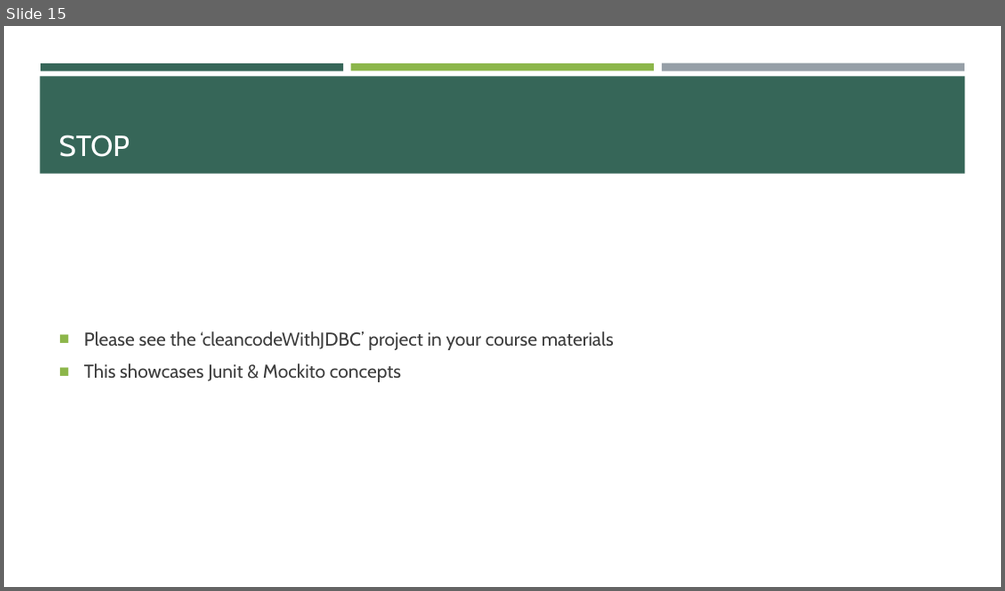
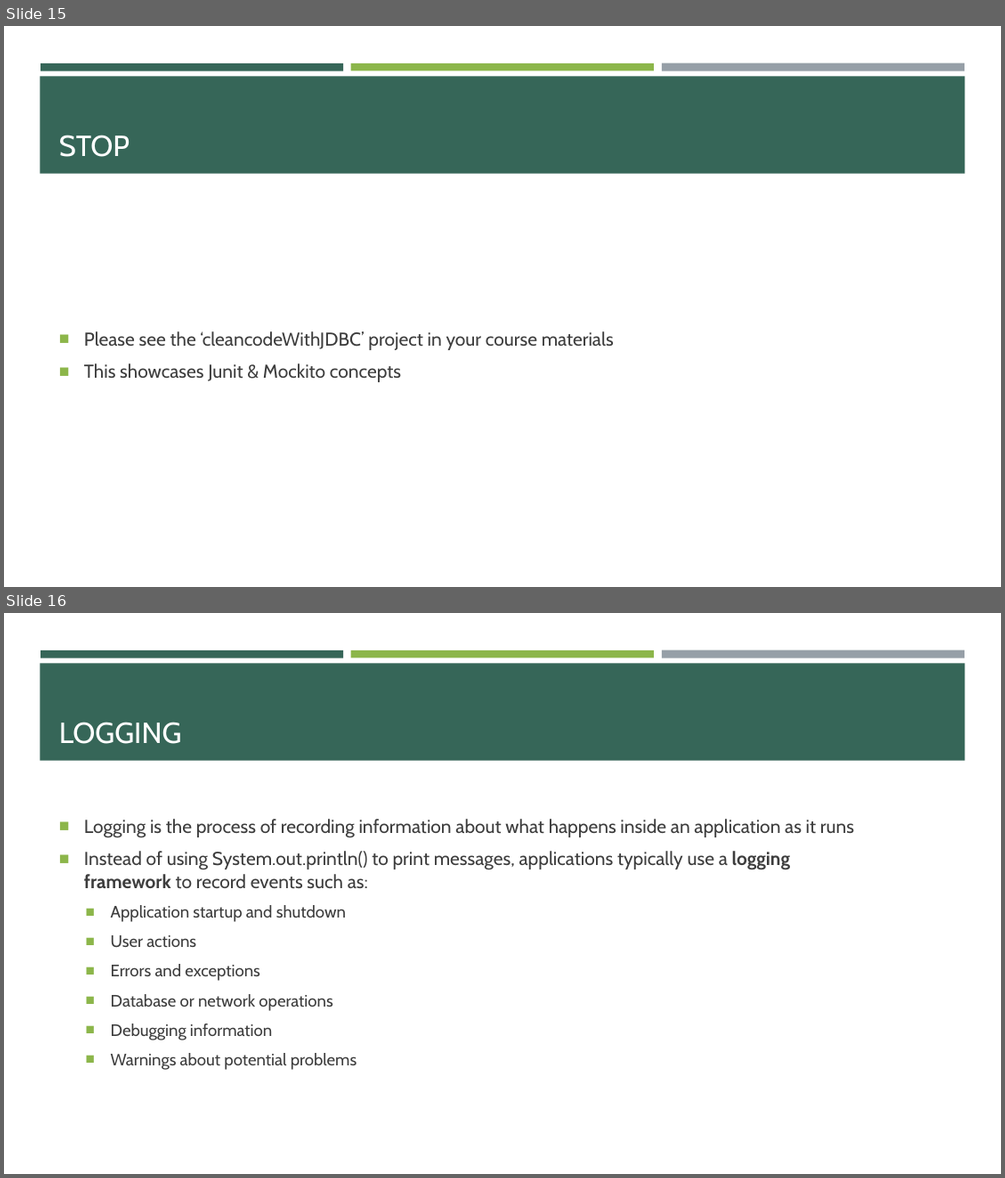
Before and after one commit to e-m-wilson/java-fs, a slide deck: Week_4/Unit_Testing_&_Logging.pptx. Shown one above the other, each under a label of ours: slide 15 before the commit, slides 15 and 16 after it. The pictures are 1005x591 and 1005x1178 pixels, drawn with LibreOffice and Linux fonts; fonts in the diff are those of the drawing. Boxes give left, top, right and bottom in pixels: in the first picture for what was removed or moved away, otherwise in the second. Text is boxed around its words. In the diff, an @@ line names an element or a change of style, - is before the commit and + after.

```diff
--- a/Week_4/Unit_Testing_&_Logging.pptx
+++ b/Week_4/Unit_Testing_&_Logging.pptx
@@ slide 16 added at (4, 613, 1001, 1174), background #FFFFFF; not listed: 4 template elements that a slide beside it also shows @@
@@ title added at (59, 722, 182, 744), 28 pt, text #FFFFFF @@
+LOGGING
@@ text added at (84, 819, 854, 1070), 18 pt, text #3D3D3D @@
+■ Logging is the process of recording information about what happens inside an application as it runs
+■ Instead of using System.out.println() to print messages, applications typically use a logging framework to record events such as:
+  ■ Application startup and shutdown
+  ■ User actions
+  ■ Errors and exceptions
+  ■ Database or network operations
+  ■ Debugging information
+  ■ Warnings about potential problems
```
Also in this commit, not shown: 6 other slides added, 4 other files.
